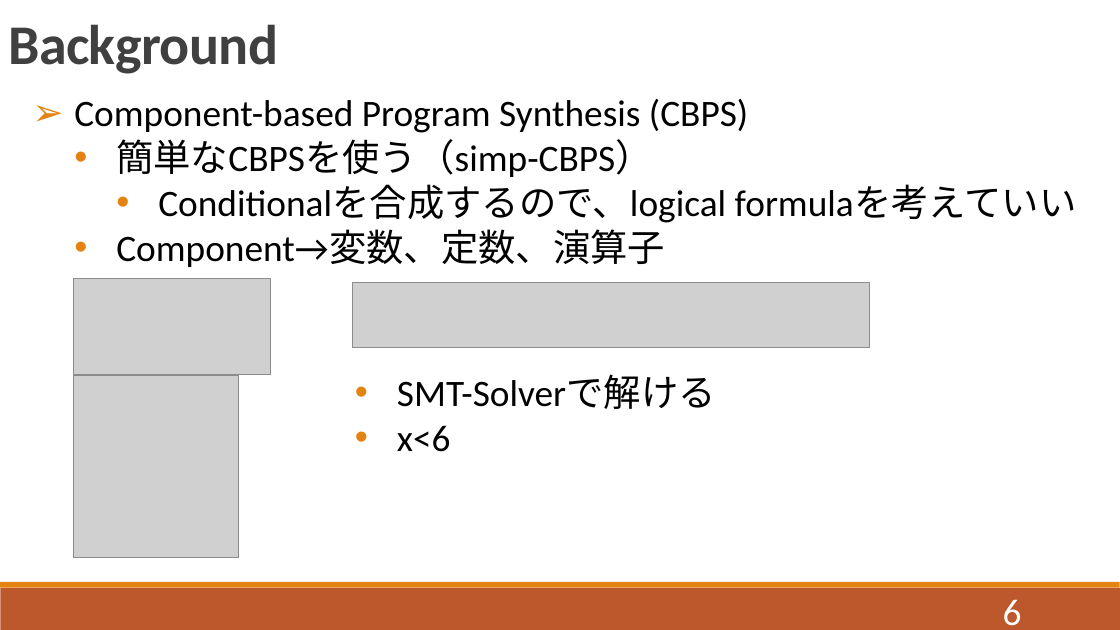
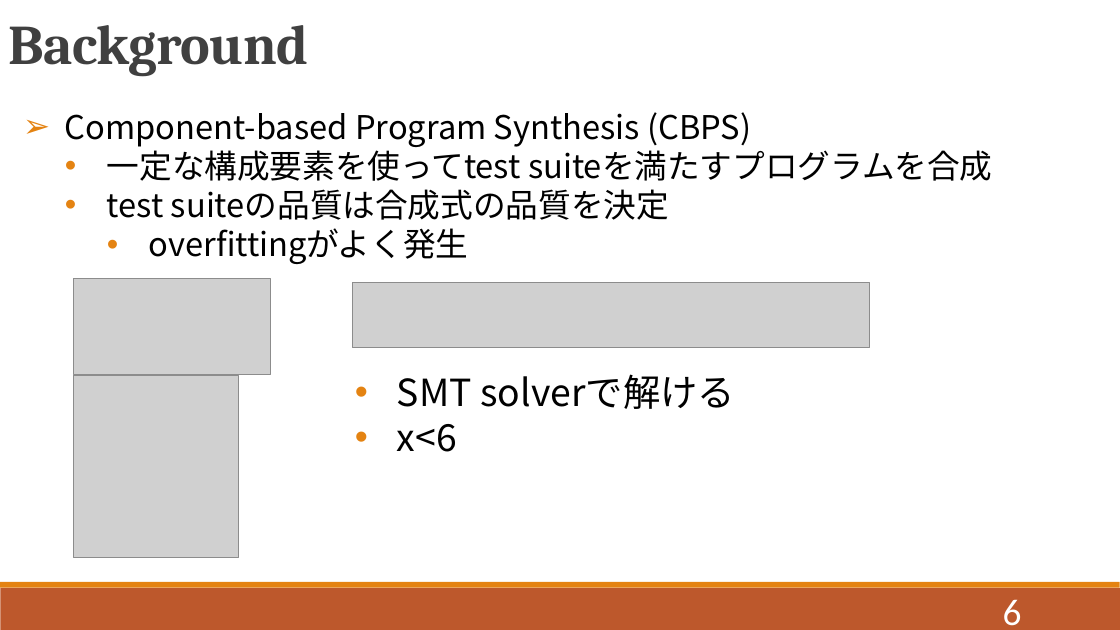
Before and after one commit to QIANZECHANG/MyResearch, a slide deck: slide 6 of 修論/修論発表.pptx. Drawn at 1120x630 pixels with LibreOffice and Linux fonts; fonts in the diff are those of the drawing; grey boxes stand for pictures. Boxes give left, top, right and bottom in pixels: in the first picture for what was removed or moved away, otherwise in the second. Text is boxed around its words. In the diff, an @@ line names an element or a change of style, - is before the commit and + after.

```diff
--- a/修論/修論発表.pptx
+++ b/修論/修論発表.pptx
@@ text "Background" at bbox=[8, 25, 308, 77]: font Calibri to Cambria @@
@@ text "Component-based Program Synthesis (CBPS)": place and size @@
-text "Component-based Program Synthesis (CBPS)" at bbox=[74, 99, 1077, 267]
+text "Component-based Program Synthesis (CBPS)" at bbox=[65, 112, 992, 264]
@@ text at bbox=[65, 112, 751, 147]: size 32 to 28 pt, font Calibri to Noto Sans CJK JP in "Component-based Program Synthesis (CBPS)" @@
@@ text at bbox=[107, 145, 992, 264]: text changed; size 32 to 28 pt; font Calibri to Noto Sans CJK JP @@
-  • 簡単なCBPSを使う（simp-CBPS）
-    • Conditionalを合成するので、logical formulaを考えていい
-  • Component→変数、定数、演算子
+  • 一定な構成要素を使ってtest suiteを満たすプログラムを合成
+  • test suiteの品質は合成式の品質を決定
+    • overfittingがよく発生
@@ text at bbox=[397, 374, 735, 409]: text changed; font Calibri to Noto Sans CJK JP @@
-  • SMT-Solverで解ける
+  • SMT solverで解ける
@@ text at bbox=[397, 424, 457, 452]: font Calibri to Noto Sans CJK JP in "x<6" @@
```
Also in this commit, not shown: 24 other slides changed, 8 slides added, 1 slide removed, 16 other files.
